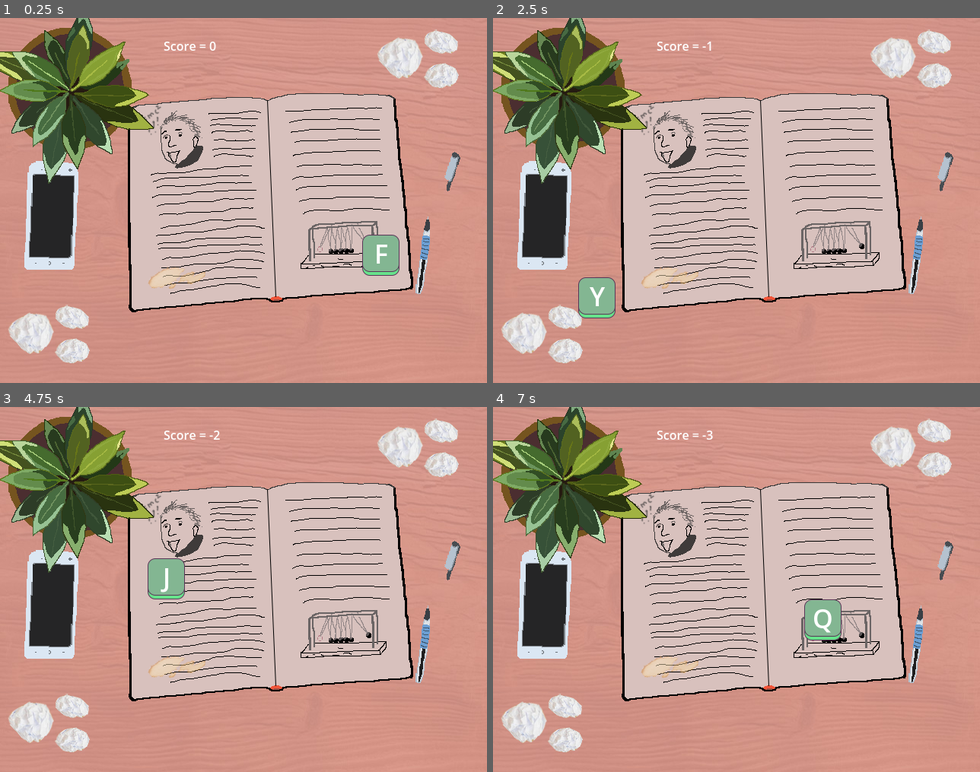
Above: before the commit, frames 1-4 (two rows, left to right).
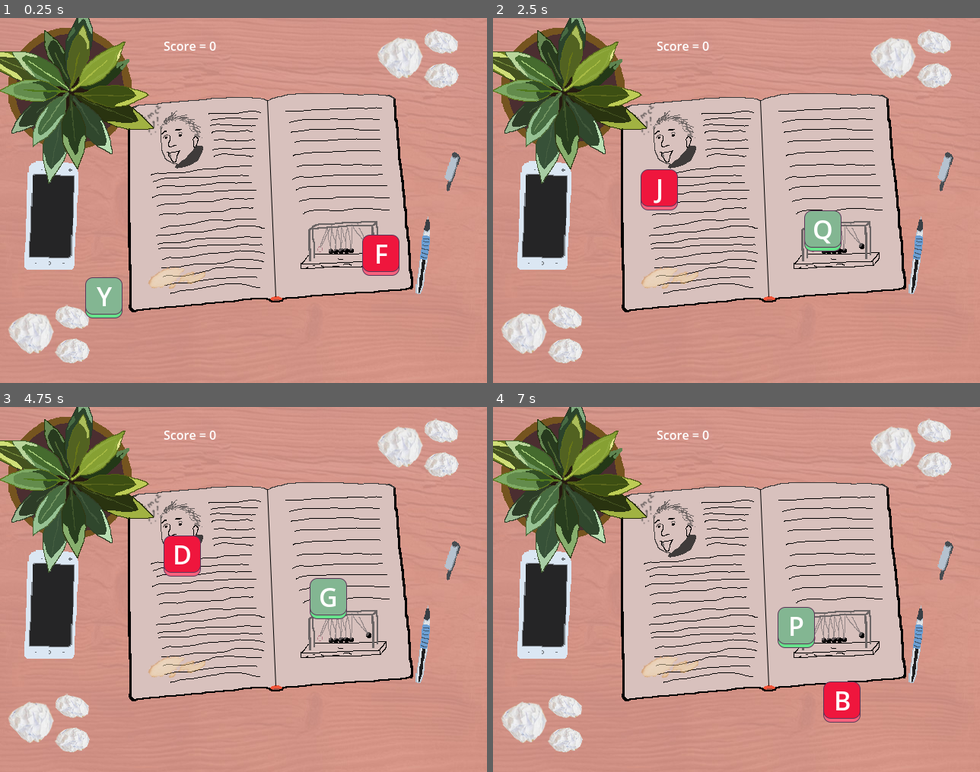
Above: after the commit, the same moments.

Repository: Vaashtor/First-game-jam
Game: Godot game, scene res://scenes/game.tscn
Two runs of this game, one before a commit and one after it. Both use one fixed random seed, a clock stepped at 60 frames per second and the inputs below.
Inputs:
- Up to frame 1 (0.25 s): no input
- Up to frame 2 (2.5 s): tap Enter at 0.5, 2 s; tap Space at 1.25 s
- Up to frame 3 (4.75 s): tap Space at 2.75, 4.25 s; tap Enter at 3.5 s
- Up to frame 4 (7 s): no input

The runs differ from the first frame. In frame 1, 1.6% of the frame differs, in the area x 17-82%, y 59-83%; in frame 2, 2.5%, in the area x 17-72%, y 6-83%; in frame 3, 2.3%; in frame 4, 2.2%.

Commit message:
added second button

Diff:
--- a/scripts/game.gd
+++ b/scripts/game.gd
@@ -7,16 +7,18 @@
 
 var score = 0
 
-var current_target_letter = ""
-var current_key_instance = null
+var button_count = 2
+var current_target_letters = []
+var current_key_instances = null
 var is_transition_in_progress = false # Флаг для предотвращения конфликтов
+var button_scene = null
 
 func _ready():
 	score_update()
 	rng.randomize()
 	$Timer.timeout.connect(_on_timer_timeout)
 	$Timer.start()
-	spawn_new_button("green")
+	spawn_new_buttons()
 
 func score_update():
 	label_score.text = "Score = " + str(score)
@@ -25,47 +27,95 @@
 	var random_index = rng.randi_range(0, letters.size() - 1)
 	return letters[random_index]
 
-func spawn_new_button(type):
+func spawn_new_buttons():
 	if is_transition_in_progress:
 		return
 
 	is_transition_in_progress = true
+	print(1)
 
-	# Удаляем предыдущую кнопку, если она существует
-	if current_key_instance != null and is_instance_valid(current_key_instance):
-		current_key_instance.queue_free()
-		current_key_instance = null
+	# Delete previous buttons if they exist
+	if current_key_instances != null:
+		for i in range(len(current_key_instances)):
+			if is_instance_valid(current_key_instances[i]):
+				current_key_instances[i].queue_free()
+	print(2)
+	# Create new buttons
 
-	# Генерируем новую целевую букву
-	current_target_letter = get_random_letter()
+	current_key_instances = []
+	var current_target_letter = ""
+	current_target_letters = []
+	var positions = []
+	var break_trigger = false
+	print(3)
+	for i in range(button_count):
+		print("i=",i)
+		# generate a letter
+		while true:
+			# generate a letter that's different from previous
+			current_target_letter = get_random_letter()
+			if i == 0:
+				break
+			var c = 0
+			# check all existing letters
+			for j in range(len(current_target_letters)):
+				if current_target_letters[j]!=current_target_letter:
+					c += 1
+				if c == len(current_target_letters):
+					break_trigger = true
+			if break_trigger:
+				break
+		print("first while loop")
+		current_target_letters.append(current_target_letter)
 
-	# Загружаем сцену с клавишей
-	var button_green_scene = preload("res://scenes/button.tscn")
-	current_key_instance = button_green_scene.instantiate()
+		# Load a button scene
+		button_scene = preload("res://scenes/button.tscn")
+		current_key_instances.append(button_scene.instantiate())
 
-	# Добавляем на сцену
-	add_child(current_key_instance)
+		# add a button scene to game scene
+		add_child(current_key_instances[i])
 
-	# add appropriate texture
-	var texture_node = current_key_instance.get_node("Texture")
-	var new_texture = null
-	if type == "red":
-		new_texture = load("res://assets/redButton.png")
-	else:
-		new_texture = load("res://assets/greenButton.png")
-	texture_node.texture = new_texture
+		# add appropriate texture
+		var texture_node = current_key_instances[i].get_node("Texture")
+		var new_texture = null
+		if i == 0:
+			new_texture = load("res://assets/redButton.png")
+		else:
+			new_texture = load("res://assets/greenButton.png")
+		texture_node.texture = new_texture
 
-	# Устанавливаем текст
-	var label_node = current_key_instance.get_node("Texture/Text")
-	label_node.text = current_target_letter.to_upper() #make letter capital
+		# Устанавливаем текст
+		var label_node = current_key_instances[i].get_node("Texture/Text")
+		label_node.text = current_target_letter.to_upper() #make letter capital
 
-	# Случайная позиция
-	current_key_instance.position = Vector2(
-		rng.randf_range(-640 / 2 + 64, 640 / 2 - 64),
-		rng.randf_range(-480 / 2 + 64, 480 / 2 - 64)
-	)
+		# get different random position
+		var button_size = [64, 64]
+		var x = 0
+		var y = 0
+		while true:
+			# generate random coordinates
+			x = rng.randf_range(-640 / 2 + button_size[0], 640 / 2 - button_size[0])
+			y = rng.randf_range(-480 / 2 + button_size[1], 480 / 2 - button_size[1])
+			var c = 0
+			if i ==0:
+				break
+			# check all existing positions
+			for j in range(len(positions)):
+				# if new position is not in the range of other buttons
+				if not ((positions[j][0] - button_size[0] < x and x < positions[j][0] + button_size[0]) and (positions[j][1] - button_size[1] < y and y < positions[j][1] + button_size[1])) :
+					#increase counter
+					c += 1
+				# if the generated position is different from all the others, use it
+				if c == len(positions):
+					break_trigger = true
+			if break_trigger:
+				break
+		current_key_instances[i].position = Vector2(x,y)
+		print("second while loop")
+		positions.append([x,y])
 
-	print("Новая цель: ", current_target_letter)
+	#when all buttons are generated
+	print("Новая цель: ", current_target_letters[0], ", ", current_target_letters[1])
 	is_transition_in_progress = false
 	$Timer.start() # Перезапускаем таймер только после полного создания
 
@@ -74,41 +124,47 @@
 		return
 
 	is_transition_in_progress = true
-
-	if current_key_instance != null and is_instance_valid(current_key_instance):
-		var tween = create_tween()
-		tween.tween_property(current_key_instance, "modulate:a", 0.0, 0.2)
-		tween.tween_callback(_actually_remove_button)
+	if current_key_instances != null:
+		for i in range(len(current_key_instances)):
+			if is_instance_valid(current_key_instances[i]):
+				var tween = create_tween()
+				tween.tween_property(current_key_instances[i], "modulate:a", 0.0, 0.2)
+				tween.tween_callback(_actually_remove_button)
 	else:
 		_actually_remove_button()
 
 func _actually_remove_button():
-	if current_key_instance != null:
-		current_key_instance.queue_free()
-		current_key_instance = null
-	current_target_letter = ""
+	if current_key_instances != null:
+		for i in range(len(current_key_instances)):
+			if is_instance_valid(current_key_instances[i]):
+				current_key_instances[i].queue_free()
+		current_key_instances = null
+	current_target_letters = []
 	is_transition_in_progress = false
 
 func end_sequence():
 	score_update()
 	kill_button()
 	await get_tree().create_timer(0.25).timeout # Ждем завершения анимации
-	spawn_new_button("green")
+	spawn_new_buttons()
 
 func _input(event):
-	if is_transition_in_progress or current_target_letter == "":
+	if is_transition_in_progress or current_target_letters == []:
 		return
 
 	if event is InputEventKey and event.pressed and not event.echo:
 		var pressed_letter = char(event.keycode).to_lower()
 
-		if pressed_letter == current_target_letter:
-			print("Верно! Нажата клавиша '", pressed_letter, "'")
-			score += 1
-			end_sequence()
+		for i in range(len(current_target_letters)):
+			if pressed_letter == current_target_letters[i]:
+				print("Верно! Нажата клавиша '", pressed_letter, "'")
+				if(i == 1):
+					score += 1
+				else:
+					score -= 1
+				end_sequence()
 
 func _on_timer_timeout():
 	if not is_transition_in_progress:
-		print("Время вышло для буквы: ", current_target_letter)
-		score -= 1
+		print("Время вышло")
 		end_sequence()
